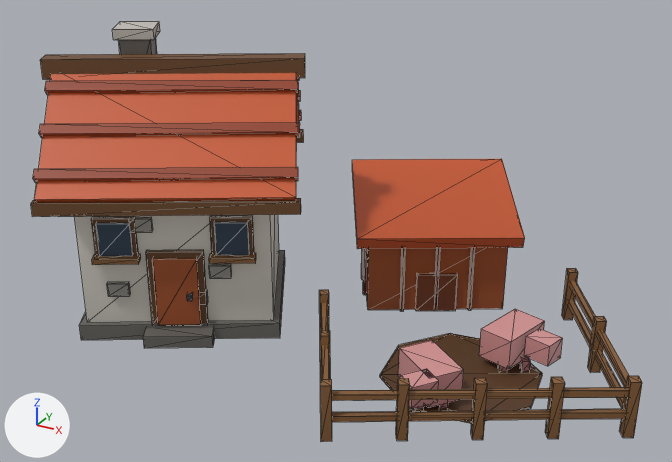
What one commit did to the glTF model art/models/building_11.glb.
One viewpoint serves both versions: a camera (50 mm lens) standing at (1.003, -1.722, 1.121) and looking at (0.036, 0.036, 0.242). Lighting does not change. The marker at lower left points along +X, +Y and +Z. The older version comes first. Mesh edges are drawn as thin lines. Vertices at exactly the same position are counted once.

Names of what the first picture shows: 'building_11'.
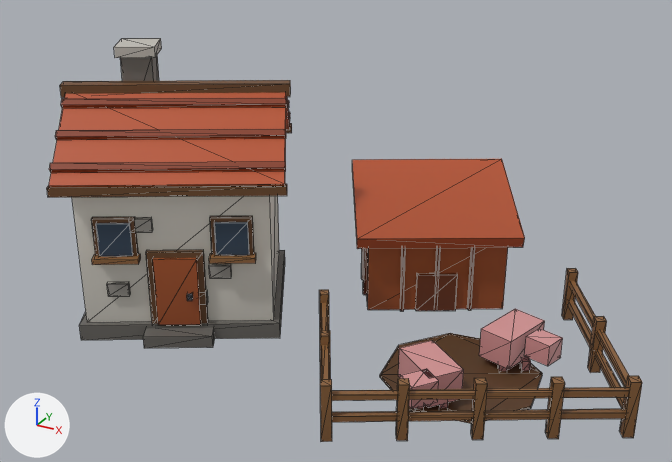
Where the change shows, as pixel boxes (x1, y1, x2, y2) in the pictures (672 x 462 px; the box of a moved part takes in the faces that stretch with it):
'building_11', reshaped: before (31, 21, 642, 442); after (47, 38, 642, 442)
part 1 of me_building_11, moved or reshaped: before (34, 73, 297, 202); after (49, 93, 286, 187)
part 2 of me_building_11, moved or reshaped: before (33, 167, 298, 183); after (49, 161, 286, 173)
part 3 of me_building_11, moved or reshaped: before (39, 122, 298, 138); after (55, 129, 286, 140)
part 4 of me_building_11, moved or reshaped: before (45, 80, 299, 95); after (61, 98, 287, 108)
part 5 of me_building_11, moved or reshaped: before (31, 198, 301, 217); after (47, 184, 287, 197)
part 6 of me_building_11, moved or reshaped: before (297, 93, 300, 137); after (286, 97, 290, 129)
part 7 of me_building_11, moved or reshaped: before (297, 129, 304, 142); after (286, 123, 292, 133)
part 8 of me_building_11, moved or reshaped: before (40, 53, 305, 79); after (60, 80, 291, 98)
part 9 of me_building_11, moved or reshaped: before (112, 21, 160, 40); after (114, 38, 162, 58)
part 10 of me_building_11, moved or reshaped: before (119, 38, 157, 54); after (120, 56, 159, 81)
part 11 of me_building_11, recoloured: before (33, 73, 525, 242); after (49, 93, 525, 242)

The change, as a list of edits to the scene's bpy script:
```text
Change me_building_11:
    used by ob_building_11; location = (0.0, 0.0, 0.0)
    before: 180 (-0.53, -0.15, 0.58), 181 (-0.16, 0.07, 0.58), 271 (-0.5, -0.05, 0.65), 273 (-0.53, 0.01, 0.65), 275 (-0.43, -0.02, 0.65)
    before: 277 (-0.47, 0.05, 0.65)
    remove me_building_11.from_pydata(...)  # 582 vertices, 876 faces; spans x -0.73..0.78, y -0.41..0.57, z 0.0..0.68
    add me_building_11.from_pydata(...)  # 582 vertices, 876 faces; spans x -0.69..0.78, y -0.4..0.57, z 0.0..0.64
    me_building_11 part 1: the loose piece of 8 vertices spanning x -0.6..0.03, y -0.41..0.11, z 0.35..0.61 is scaled about its middle by (0.91, 0.905, 0.68), then moved by (-0.01, 0.01, -0.01)
    me_building_11 part 2: the loose piece of 8 vertices spanning x -0.49..0.02, y -0.39..-0.08, z 0.4..0.43 is scaled about its middle by (0.902, 0.901, 0.658), then moved by (-0.01, 0.02, 0.01)
    me_building_11 part 3: the loose piece of 8 vertices spanning x -0.53..-0.02, y -0.31..0.0, z 0.48..0.51 is scaled about its middle by (0.902, 0.901, 0.658), then moved by (-0.01, 0.02, -0.02)
    me_building_11 part 4: the loose piece of 8 vertices spanning x -0.57..-0.07, y -0.24..0.07, z 0.55..0.58 is scaled about its middle by (0.902, 0.901, 0.658), then moved by (0.0, 0.01, -0.04)
    me_building_11 part 5: the loose piece of 8 vertices spanning x -0.48..0.03, y -0.41..-0.1, z 0.34..0.37 is scaled about its middle by (0.896, 0.896, 0.733), then moved by (-0.01, 0.02, 0.03)
    me_building_11 part 6: the loose piece of 8 vertices spanning x -0.72..-0.1, y -0.19..0.33, z 0.35..0.61 is scaled about its middle by (0.91, 0.905, 0.68), then moved by (0.01, -0.01, -0.01)
    me_building_11 part 7: the loose piece of 8 vertices spanning x -0.73..-0.22, y 0.02..0.33, z 0.34..0.37 is scaled about its middle by (0.896, 0.896, 0.733), then moved by (0.01, -0.02, 0.03)
    me_building_11 part 8: the loose piece of 8 vertices spanning x -0.62..-0.07, y -0.21..0.13, z 0.58..0.63 is scaled about its middle by (0.883, 0.88, 0.667), then moved by (0.0, 0.0, -0.05)
    me_building_11 part 9: the loose piece of 8 vertices spanning x -0.55..-0.42, y -0.07..0.06, z 0.65..0.68 is moved by (0.0, 0.0, -0.04)
    me_building_11 part 10
    add for i in [180, 181, 271, 273, 275, 277]: me_building_11.vertices[i].co += Vector((0.0, 0.0, -0.04))
    me_building_11 part 11: 70 kept faces spanning x -0.68..0.42, y -0.37..0.57, z 0.18..0.55 get new vertex colours
    other edits to the shape of me_building_11 do not show in these pictures
```
